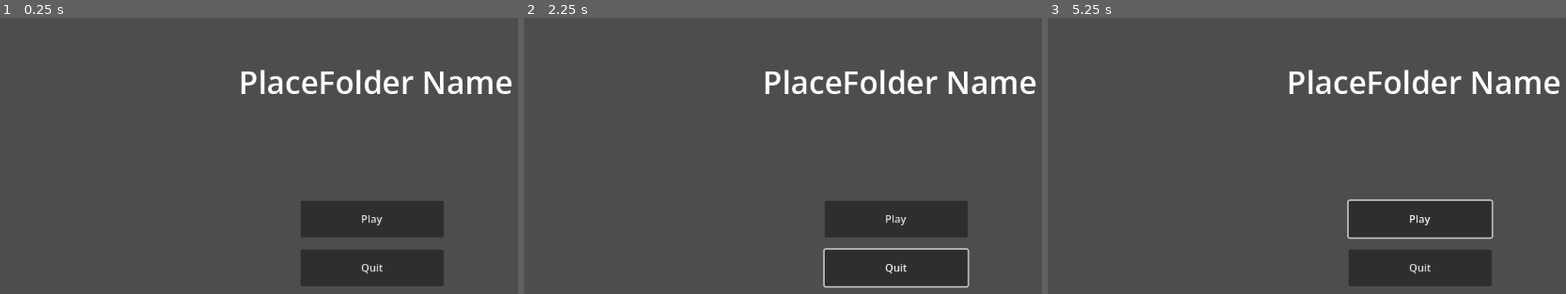
Above: before the commit, frames 1-3 (left to right).
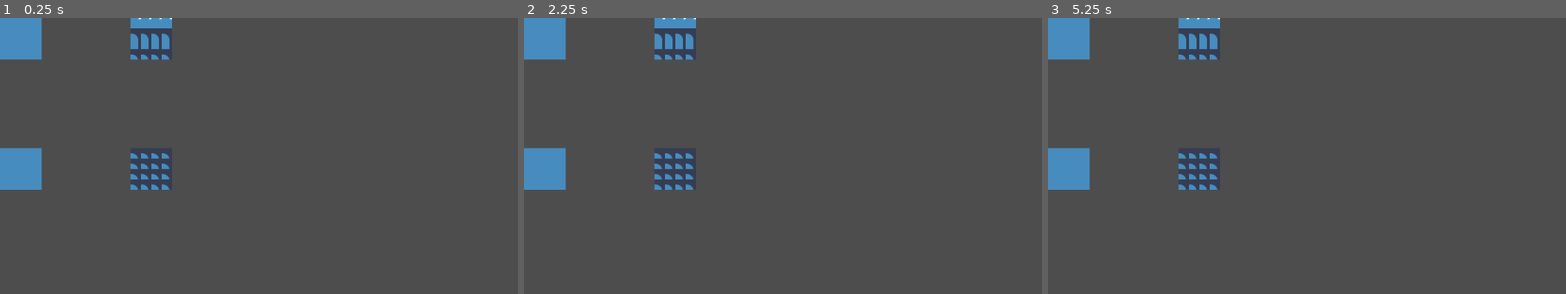
Above: after the commit, the same moments.

Repository: Tunagoksal/TeduJam26
Game: Godot game, scene res://tile_logic.tscn
Two runs of this game, one before a commit and one after it. Both use one fixed random seed, a clock stepped at 60 frames per second and the inputs below. Before the commit the project starts from res://main_menu.tscn. The engine's default icon, where the game draws it, is replaced by a stand-in: a white triangle on a blue panel in a dark square.
Inputs (mouse positions are in pixels of both pictures, inside the frame that each line leads up to):
- Up to frame 1 (0.25 s): no input
- Up to frame 2 (2.25 s): click (896, 219) at 0.5 s, where only the run before the commit has a clickable "Play"; click (896, 219) at 1.25 s, where only the run before the commit has a clickable "Play"; tap Enter at 2 s; move the mouse to (outside the picture) at 2.02 s; hold Right (right) from 2.03 s (still down); tap Shift (roll) at 2.1 s; click (outside the picture) at 2.17 s
- Up to frame 3 (5.25 s): release Right (right) at 2.75 s; drag from (1275, 249) to (outside the picture) at 2.77 s; move the mouse to (1498, 136) at 3.52 s; hold Right (right) 3.53-4.25 s; tap Shift (roll) at 3.6, 5.1 s; drag from (outside the picture) to (1198, 164) at 4.27 s; move the mouse to (outside the picture) at 5.02 s; hold Left (left) from 5.03 s (still down)

The runs differ from the first frame. In frame 1, 13% of the frame differs, in the area x 0-99%, y 0-97%; in frame 2, 13%, in the area x 0-99%, y 0-98%; in frame 3, 13%.

Commit message:
main menu test

Diff:
--- a/main_menu.gd
+++ b/main_menu.gd
@@ -6,7 +6,7 @@
 	pass # Replace with function body.
 
 
-# Called every frame. 'delta' is the elapsed time since the previous frame.
+
 func _process(delta: float) -> void:
 	pass
 
--- a/main_menu.tscn
+++ b/main_menu.tscn
@@ -1,6 +1,175 @@
 [gd_scene format=3 uid="uid://crev2inf1u6xe"]
 
 [ext_resource type="Script" uid="uid://dn12u7ocbrg15" path="res://main_menu.gd" id="1_06t4h"]
+[ext_resource type="Texture2D" uid="uid://dr4o2p5illt4i" path="res://scripts/icon.svg" id="2_7vrkn"]
+
+[sub_resource type="Animation" id="Animation_fu7sn"]
+resource_name = "Press_Game"
+length = 2.0
+step = 0.2
+tracks/0/type = "value"
+tracks/0/imported = false
+tracks/0/enabled = true
+tracks/0/path = NodePath("GameSprite:scale")
+tracks/0/interp = 2
+tracks/0/loop_wrap = true
+tracks/0/keys = {
+"times": PackedFloat32Array(0, 0.39999998),
+"transitions": PackedFloat32Array(1, 1),
+"update": 0,
+"values": [Vector2(1, 1), Vector2(1, -0.0078125)]
+}
+tracks/1/type = "value"
+tracks/1/imported = false
+tracks/1/enabled = true
+tracks/1/path = NodePath("GameSprite:position")
+tracks/1/interp = 2
+tracks/1/loop_wrap = true
+tracks/1/keys = {
+"times": PackedFloat32Array(0, 0.39999998),
+"transitions": PackedFloat32Array(1, 1),
+"update": 0,
+"values": [Vector2(574, 339), Vector2(574, 274.5)]
+}
+tracks/2/type = "value"
+tracks/2/imported = false
+tracks/2/enabled = true
+tracks/2/path = NodePath("GameSprite:visible")
+tracks/2/interp = 1
+tracks/2/loop_wrap = true
+tracks/2/keys = {
+"times": PackedFloat32Array(0, 0.39999998),
+"transitions": PackedFloat32Array(1, 1),
+"update": 1,
+"values": [true, false]
+}
+tracks/3/type = "value"
+tracks/3/imported = false
+tracks/3/enabled = true
+tracks/3/path = NodePath("StartSprite:position")
+tracks/3/interp = 2
+tracks/3/loop_wrap = true
+tracks/3/keys = {
+"times": PackedFloat32Array(0.4, 0.79999995),
+"transitions": PackedFloat32Array(1, 1),
+"update": 0,
+"values": [Vector2(574, 280.03125), Vector2(574, 216)]
+}
+tracks/4/type = "value"
+tracks/4/imported = false
+tracks/4/enabled = true
+tracks/4/path = NodePath("StartSprite:scale")
+tracks/4/interp = 2
+tracks/4/loop_wrap = true
+tracks/4/keys = {
+"times": PackedFloat32Array(0.4, 0.79999995),
+"transitions": PackedFloat32Array(1, 1),
+"update": 0,
+"values": [Vector2(1, -0.00048828125), Vector2(1, 1)]
+}
+tracks/5/type = "value"
+tracks/5/imported = false
+tracks/5/enabled = true
+tracks/5/path = NodePath("StartSprite:visible")
+tracks/5/interp = 1
+tracks/5/loop_wrap = true
+tracks/5/keys = {
+"times": PackedFloat32Array(0.4),
+"transitions": PackedFloat32Array(1),
+"update": 1,
+"values": [true]
+}
+
+[sub_resource type="Animation" id="Animation_7vrkn"]
+resource_name = "Press_Option"
+step = 0.2
+
+[sub_resource type="Animation" id="Animation_jix8l"]
+resource_name = "Press_Start"
+step = 0.2
+
+[sub_resource type="Animation" id="Animation_glbon"]
+length = 0.001
+tracks/0/type = "value"
+tracks/0/imported = false
+tracks/0/enabled = true
+tracks/0/path = NodePath("GameSprite:scale")
+tracks/0/interp = 1
+tracks/0/loop_wrap = true
+tracks/0/keys = {
+"times": PackedFloat32Array(0),
+"transitions": PackedFloat32Array(1),
+"update": 0,
+"values": [Vector2(1, 1)]
+}
+tracks/1/type = "value"
+tracks/1/imported = false
+tracks/1/enabled = true
+tracks/1/path = NodePath("GameSprite:position")
+tracks/1/interp = 1
+tracks/1/loop_wrap = true
+tracks/1/keys = {
+"times": PackedFloat32Array(0),
+"transitions": PackedFloat32Array(1),
+"update": 0,
+"values": [Vector2(574, 339)]
+}
+tracks/2/type = "value"
+tracks/2/imported = false
+tracks/2/enabled = true
+tracks/2/path = NodePath("GameSprite:visible")
+tracks/2/interp = 1
+tracks/2/loop_wrap = true
+tracks/2/keys = {
+"times": PackedFloat32Array(0),
+"transitions": PackedFloat32Array(1),
+"update": 1,
+"values": [false]
+}
+tracks/3/type = "value"
+tracks/3/imported = false
+tracks/3/enabled = true
+tracks/3/path = NodePath("StartSprite:position")
+tracks/3/interp = 1
+tracks/3/loop_wrap = true
+tracks/3/keys = {
+"times": PackedFloat32Array(0),
+"transitions": PackedFloat32Array(1),
+"update": 0,
+"values": [Vector2(573, 216)]
+}
+tracks/4/type = "value"
+tracks/4/imported = false
+tracks/4/enabled = true
+tracks/4/path = NodePath("StartSprite:scale")
+tracks/4/interp = 1
+tracks/4/loop_wrap = true
+tracks/4/keys = {
+"times": PackedFloat32Array(0),
+"transitions": PackedFloat32Array(1),
+"update": 0,
+"values": [Vector2(1, 1)]
+}
+tracks/5/type = "value"
+tracks/5/imported = false
+tracks/5/enabled = true
+tracks/5/path = NodePath("StartSprite:visible")
+tracks/5/interp = 1
+tracks/5/loop_wrap = true
+tracks/5/keys = {
+"times": PackedFloat32Array(0),
+"transitions": PackedFloat32Array(1),
+"update": 1,
+"values": [true]
+}
+
+[sub_resource type="AnimationLibrary" id="AnimationLibrary_jix8l"]
+_data = {
+&"Press_Game": SubResource("Animation_fu7sn"),
+&"Press_Option": SubResource("Animation_7vrkn"),
+&"Press_Start": SubResource("Animation_jix8l"),
+&"RESET": SubResource("Animation_glbon")
+}
 
 [node name="MainMenu" type="Control" unique_id=59457557]
 layout_mode = 3
@@ -9,42 +178,38 @@
 offset_bottom = 648.0
 script = ExtResource("1_06t4h")
 
-[node name="PlayButton" type="Button" parent="." unique_id=934064532]
-layout_mode = 1
-anchors_preset = -1
-anchor_left = 0.4
-anchor_top = 0.433
-anchor_right = 0.6
-anchor_bottom = 0.433
-offset_right = -10.768005
-offset_bottom = 56.416016
-text = "Play"
-
-[node name="QuitButton" type="Button" parent="." unique_id=583951930]
-layout_mode = 1
-anchors_preset = -1
-anchor_left = 0.4
-anchor_top = 0.433
-anchor_right = 0.6
-anchor_bottom = 0.433
-offset_left = 0.19998169
-offset_top = 75.416016
-offset_right = -10.568054
-offset_bottom = 131.83203
-text = "Quit"
-
-[node name="Label" type="Label" parent="." unique_id=1484489754]
-layout_mode = 1
-anchors_preset = -1
-anchor_left = 0.5
-anchor_top = 0.1
-anchor_right = 0.5
-anchor_bottom = 0.1
-offset_left = -67.5
-offset_right = 67.5
-offset_bottom = 72.0
+[node name="SettingsSprite" type="Sprite2D" parent="." unique_id=1211510219]
+visible = false
+modulate = Color(0, 1, 0, 1)
+position = Vector2(427, 322)
+scale = Vector2(0.890625, 2)
+texture = ExtResource("2_7vrkn")
+
+[node name="OptionsSprite" type="Sprite2D" parent="." unique_id=938725844]
+modulate = Color(0, 0, 1, 1)
+position = Vector2(573, 340)
+texture = ExtResource("2_7vrkn")
+
+[node name="GameSprite" type="Sprite2D" parent="." unique_id=507926808]
+visible = false
+position = Vector2(574, 339)
+texture = ExtResource("2_7vrkn")
+
+[node name="Button" type="Button" parent="GameSprite" unique_id=2074328551]
+anchors_preset = 15
+anchor_right = 1.0
+anchor_bottom = 1.0
+offset_left = -64.0
+offset_top = -64.0
+offset_right = -64.0
+offset_bottom = -64.0
 grow_horizontal = 2
-theme_override_font_sizes/font_size = 48
-text = "PlaceFolder Name"
-
-[connection signal="pressed" from="QuitButton" to="." method="_on_quit_button_pressed"]
+grow_vertical = 2
+
+[node name="StartSprite" type="Sprite2D" parent="." unique_id=1071747014]
+modulate = Color(1, 0, 0, 1)
+position = Vector2(573, 216)
+texture = ExtResource("2_7vrkn")
+
+[node name="AnimationPlayer" type="AnimationPlayer" parent="." unique_id=545885859]
+libraries/ = SubResource("AnimationLibrary_jix8l")
--- a/project.godot
+++ b/project.godot
@@ -11,7 +11,7 @@
 [application]
 
 config/name="New Game Project"
-run/main_scene="uid://crev2inf1u6xe"
+run/main_scene="uid://dmqnlfkoihmg0"
 config/features=PackedStringArray("4.6", "Forward Plus")
 config/icon="res://icon.svg"
 
--- a/scenes/character.gd
+++ b/scenes/character.gd
@@ -3,7 +3,7 @@
 @export_group("Movement")
 @export var max_speed: float = 400.0
 @export var acceleration: float = 1500.0
-@export var friction: float = 1000.0
+@export var friction: float = 1500.0
 
 @export_group("Roll")
 @export var roll_force: float = 1000.0
--- /dev/null
+++ b/scenes/paper_part.tscn
@@ -0,0 +1,17 @@
+[gd_scene format=3 uid="uid://brc1cfk8mf7l0"]
+
+[ext_resource type="Texture2D" uid="uid://jsmhogjxp6gc" path="res://icon.svg" id="1_gwsws"]
+[ext_resource type="Script" path="res://scripts/paper_part.gd" id="1_n0lmg"]
+
+[sub_resource type="BoxShape3D" id="BoxShape3D_n0lmg"]
+size = Vector3(1, 1, 0.1)
+
+[node name="PaperPart" type="Area3D" unique_id=144128873 node_paths=PackedStringArray("sprite")]
+script = ExtResource("1_n0lmg")
+sprite = NodePath("Sprite3D")
+
+[node name="Sprite3D" type="Sprite3D" parent="." unique_id=138629744]
+texture = ExtResource("1_gwsws")
+
+[node name="CollisionShape3D" type="CollisionShape3D" parent="." unique_id=1378230063]
+shape = SubResource("BoxShape3D_n0lmg")
